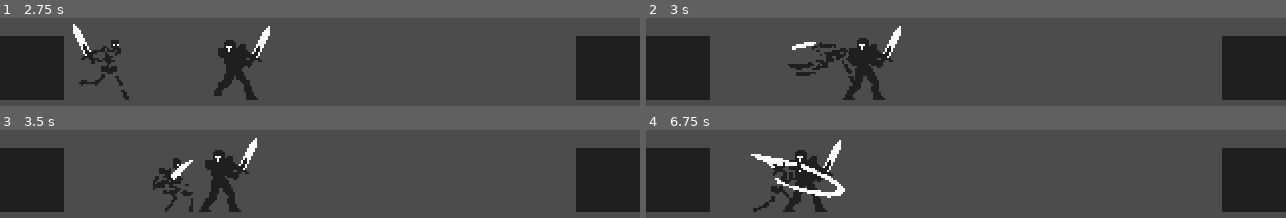
Above: before the commit, frames 1-4 (two rows, left to right).
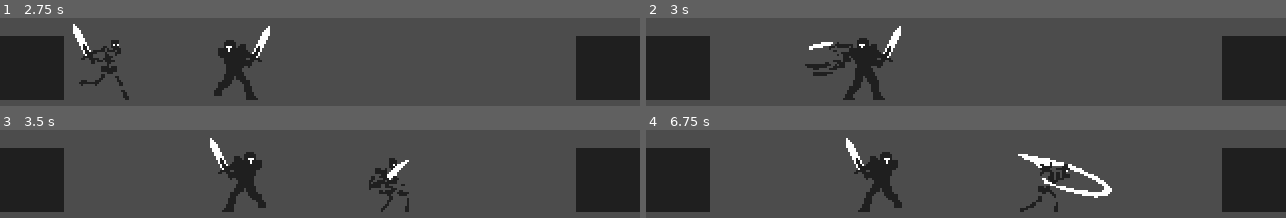
Above: after the commit, the same moments.

Repository: dw3nt/hb-grave-in-godot
Game: Godot game, scene res://Graveyard.tscn
The game is run twice, just before and just after one commit, with the same random seed, the same clock (stepped at 60 frames per second) and the same inputs.
Inputs:
- Up to frame 1 (2.75 s): hold D (move_right) 0.53-1.28 s; tap K (attack) at 0.6, 2.1 s; hold A (move_left) 1.28-2.03 s; tap Space (roll) at 1.35 s; hold D (move_right) from 2.03 s (still down)
- Up to frame 2 (3 s): keep holding D (move_right); tap Space (roll) at 2.85 s
- Up to frame 3 (3.5 s): keep holding D (move_right)
- Up to frame 4 (6.75 s): release D (move_right) at 3.53 s; hold A (move_left) 3.53-5.78 s; tap K (attack) at 3.6, 5.1, 6.6 s; tap Space (roll) at 4.35, 5.85 s; hold D (move_right) from 5.78 s (still down)

Frame 1 is identical in both runs. In frame 2, 1.8% of the frame differs, in the area x 22-36%, y 27-82%; in frame 3, 6.2%; in frame 4, 9.3%, in the area x 16-73%, y 9-94%.

Commit message:
beginnings of naming and using collision layers

Diff:
--- a/Knight.tscn
+++ b/Knight.tscn
@@ -93,6 +93,8 @@
 extents = Vector2( 32, 10 )
 
 [node name="Knight" type="KinematicBody2D"]
+collision_layer = 2
+collision_mask = 4
 script = ExtResource( 1 )
 
 [node name="Flippable" type="Node2D" parent="."]
--- a/Skeleton.tscn
+++ b/Skeleton.tscn
@@ -346,6 +346,7 @@
 extents = Vector2( 10, 16 )
 
 [node name="Skeleton" type="KinematicBody2D"]
+collision_mask = 12
 script = ExtResource( 1 )
 
 [node name="Flippable" type="Node2D" parent="."]
--- a/Wall.tscn
+++ b/Wall.tscn
@@ -6,6 +6,8 @@
 extents = Vector2( 16, 16 )
 
 [node name="Wall" type="StaticBody2D"]
+collision_layer = 4
+collision_mask = 7
 __meta__ = {
 "_edit_group_": true
 }
--- a/project.godot
+++ b/project.godot
@@ -78,6 +78,13 @@
  ]
 }
 
+[layer_names]
+
+2d_physics/layer_1="Player"
+2d_physics/layer_2="Enemies"
+2d_physics/layer_3="Walls"
+2d_physics/layer_4="EnemyAttacks"
+
 [rendering]
 
 environment/default_environment="res://default_env.tres"
